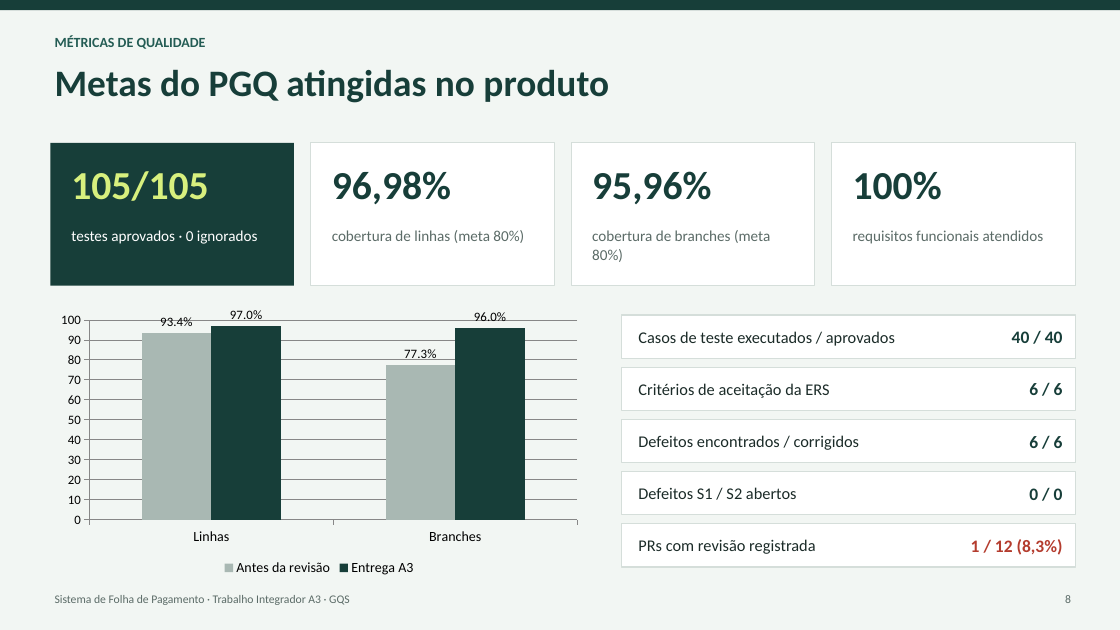
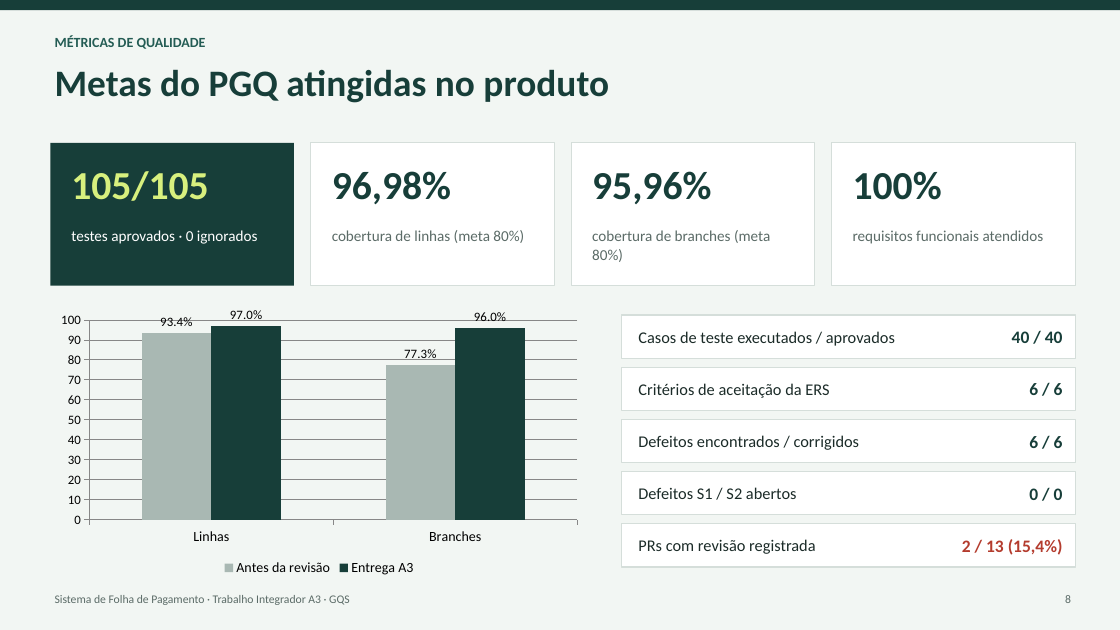
Before and after one commit to aruwer/FolhaPagamento, a slide deck: slide 8 of 11_Apresentacao/Apresentacao_A3_FolhaPagamento.pptx. Drawn at 1120x630 pixels with LibreOffice and Linux fonts; fonts in the diff are those of the drawing. Boxes give left, top, right and bottom in pixels: in the first picture for what was removed or moved away, otherwise in the second. Text is boxed around its words. In the diff, an @@ line names an element or a change of style, - is before the commit and + after.

```diff
--- a/11_Apresentacao/Apresentacao_A3_FolhaPagamento.pptx
+++ b/11_Apresentacao/Apresentacao_A3_FolhaPagamento.pptx
@@ text at (962,539,1063,555): text changed @@
-1 / 12 (8,3%)
+2 / 13 (15,4%)
```
Also in this commit, not shown: 2 other slides changed, 3 other files.
